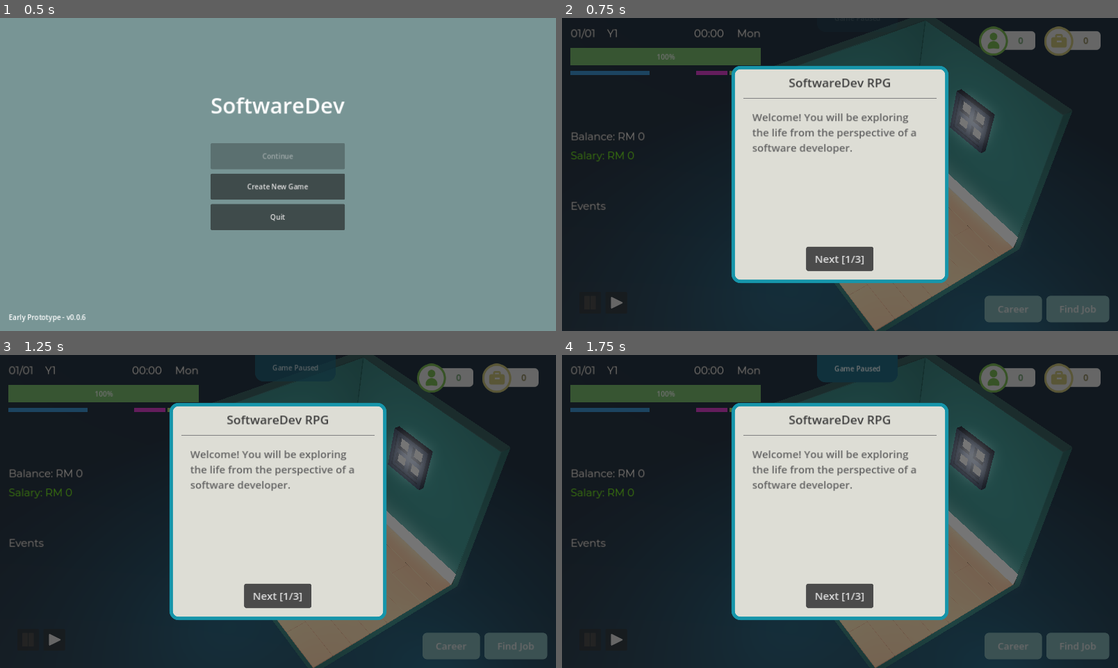
Above: before the commit, frames 1-4 (two rows, left to right).
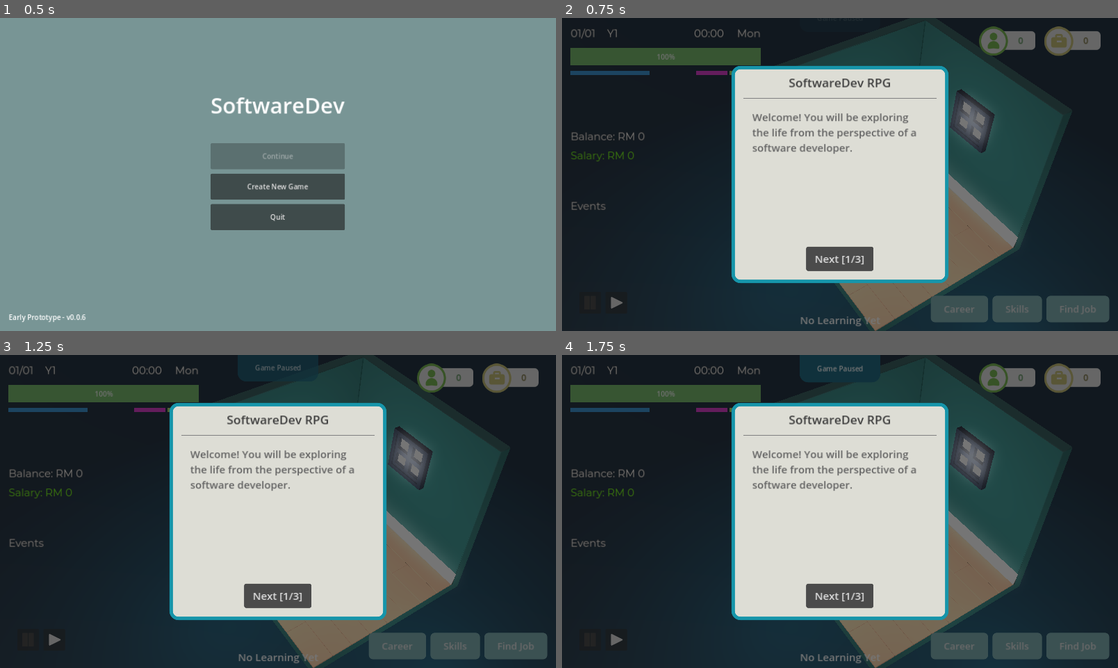
Above: after the commit, the same moments.

Repository: Xavier-IV/silver-ili
Game: Godot game, scene res://main.tscn
Two runs of this game, one before a commit and one after it. Both use one fixed random seed, a clock stepped at 60 frames per second and the inputs below.
Inputs:
- Up to frame 1 (0.5 s): no input
- Up to frame 2 (0.75 s): click "Create New Game" at 0.5 s
- Up to frame 3 (1.25 s): no input
- Up to frame 4 (1.75 s): click "Career" at 1.25 s

Frame 1 is identical in both runs. In frame 2, 1.0% of the frame differs, in the area x 42-84%, y 88-99%; in frame 3, 1.1%; in frame 4, 1.5%, in the area x 42-84%, y 0-99%.

Commit message:
feat: Learning experience

Diff:
--- a/globals/global_save.gd
+++ b/autoloaders/global_save.gd
@@ -7,7 +7,6 @@
 
 
 func save():
-	print("Saving game...")
 	emit_signal("sig_saving_game")
 	var global_employment = {
 		"current": GlobalVar.current_job, "detail": GlobalVar.employment_detail
--- /dev/null
+++ b/autoloaders/global_var.gd
@@ -0,0 +1,111 @@
+extends Node
+
+
+func _ready():
+	# GlobalSave.load()
+	pass
+
+
+var version = "v0.0.6"
+
+var current_job = {}
+
+var employment_detail = {
+	"job_id": 0,
+	"employer_name": "",
+	"description": "",
+	"role": "",
+	"salary": 0.0,
+	"start_date": "",
+	"end_date": "",
+	"status": "Pending",
+	"working_days": [1, 2, 3, 4, 5],
+	"working_hours": [9, 18],
+}
+
+# To break into tech, you need to have
+# > Portfolio - Level 1
+# > > Web - Level 1
+# > >
+var available_technologies = {
+	"web":
+	{
+		"name": "Web",
+		"require": [],
+		"max_level": 3,
+		"level":
+		{
+			1: {"time_cost": 1 * 24, "money_cost": 0, "mental_cost": 1},
+			2: {"time_cost": 4 * 24, "money_cost": 500, "mental_cost": 5},
+			3: {"time_cost": 10 * 24, "money_cost": 1000, "mental_cost": 8}
+		}
+	},
+	"database":
+	{
+		"name": "Database",
+		"require": [],
+		"max_level": 3,
+		"level":
+		{
+			1: {"time_cost": 1 * 24, "money_cost": 0, "mental_cost": 1},
+			2: {"time_cost": 4 * 24, "money_cost": 500, "mental_cost": 5},
+			3: {"time_cost": 10 * 24, "money_cost": 1000, "mental_cost": 8}
+		}
+	},
+	"version_control":
+	{
+		"name": "Version Control",
+		"require": [],
+		"max_level": 3,
+		"level":
+		{
+			1: {"time_cost": 1 * 24, "money_cost": 0, "mental_cost": 1},
+			2: {"time_cost": 4 * 24, "money_cost": 500, "mental_cost": 5},
+			3: {"time_cost": 10 * 24, "money_cost": 1000, "mental_cost": 8}
+		}
+	},
+}
+
+var jobs = {
+	"1":
+	{
+		"id": "1",
+		"name": "Mytax Sdn Bhd",
+		"description": "Junior Level\n1 year experience",
+		"salary": 3000,
+		"requirement": ["Web"]
+	},
+	"2":
+	{
+		"id": "2",
+		"name": "iBantu Enterprise",
+		"description": "Fresh Graduate\nNo experience needed",
+		"salary": 2000
+	},
+	"3":
+	{
+		"id": "3",
+		"name": "Elegant Marketing Sdn Bhd",
+		"description": "Senior Level\n4 years experience",
+		"salary": 5000
+	},
+	"4":
+	{
+		"id": "4",
+		"name": "TechNest Solutions",
+		"description": "Junior Level\nNo experience needed\nLaravel,JQuery",
+		"salary": 2000
+	},
+}
+
+
+func employed():
+	return current_job != {}
+
+
+func get_skill_time_cost(skill, level):
+	return float(available_technologies[skill]["level"][level]["time_cost"])
+
+
+func get_skill_mental_cost(skill, level):
+	return float(available_technologies[skill]["level"][level]["mental_cost"])
--- /dev/null
+++ b/autoloaders/profile.gd
@@ -0,0 +1,112 @@
+extends Node
+
+signal sig_start_learning
+signal sig_continuous_learning
+signal sig_done_learning
+
+var is_learning = false
+
+var default = {
+	"current_level": 0,
+	"current_time_spent": 0,
+}
+
+var learned_technologies = {
+	"web":
+	{
+		"current_level": 0,
+		"current_time_spent": 0,
+	},
+	"database":
+	{
+		"current_level": 0,
+		"current_time_spent": 0,
+	}
+}
+
+var current_learning = ""
+
+
+func get_current_percentage_padded():
+	var tech = learned_technologies.get(current_learning, default)
+	if current_learning == "":
+		return "00%"
+	else:
+		return get_skill_percentage_padded(current_learning, tech["current_level"] + 1)
+
+
+func get_skill_level(skill):
+	var tech = learned_technologies.get(skill, default)
+	return float(tech["current_level"])
+
+
+func get_skill_time_spent(skill):
+	var tech = learned_technologies.get(skill, default)
+	return float(tech["current_time_spent"])
+
+
+func get_skill_time_spent_overall(skill, level):
+	return get_skill_time_spent(skill) / GlobalVar.get_skill_time_cost(skill, level)
+
+
+func get_skill_time_spent_overall_percentage(skill, level):
+	return get_skill_time_spent_overall(skill, level) * 100
+
+
+func get_skill_percentage_padded(skill, level):
+	return str(int(get_skill_time_spent_overall_percentage(skill, level))).pad_zeros(2) + "%"
+
+
+func set_learning(value):
+	is_learning = value
+
+
+func set_active_learning(skill):
+	current_learning = skill
+	emit_signal("sig_start_learning")
+
+
+func continuous_learning():
+	if not is_learning:
+		return
+
+	var _notification = GlobalSignal.Notification.new()
+
+	if GlobalStat.get_mental_health() < 50:
+		is_learning = false
+		emit_signal("sig_done_learning")
+		print("Mental health is too low to continue learning")
+		_notification.text = "Uh-oh! I can't cope with learning right now. I need to rest."
+		_notification.duration = 1.0
+
+		GlobalSignal.emit_signal("sig_notify", _notification)
+		return
+
+	_notification.text = "[color=#2083cb](Mental-)[/color] [color=#4e505d]Learning skills...[/color]"
+	_notification.duration = 1.0
+
+	GlobalSignal.emit_signal("sig_notify_stat", _notification)
+
+	emit_signal("sig_continuous_learning")
+
+	learned_technologies[current_learning] = learned_technologies.get(current_learning, default)
+	learned_technologies[current_learning]["current_time_spent"] += 1
+
+	var current_level = learned_technologies[current_learning]["current_level"]
+	var current_time_spent = learned_technologies[current_learning]["current_time_spent"]
+	var mental_cost = GlobalVar.get_skill_mental_cost(current_learning, current_level + 1)
+
+	GlobalStat.deduct_stat_now("mental_health", mental_cost)
+
+	if current_time_spent <= GlobalVar.get_skill_time_cost(current_learning, current_level + 1):
+		pass
+	else:
+		learned_technologies[current_learning]["current_level"] += 1
+		learned_technologies[current_learning]["current_time_spent"] = 0
+		is_learning = false
+		emit_signal("sig_done_learning")
+		pass
+
+
+func stop_learning(skill):
+	is_learning = false
--- a/globals/global_var.gd
+++ /dev/null
@@ -1,59 +0,0 @@
-extends Node
-
-
-func _ready():
-	# GlobalSave.load()
-	pass
-
-
-var version = "v0.0.6"
-
-var current_job = {}
-
-var employment_detail = {
-	"job_id": 0,
-	"employer_name": "",
-	"description": "",
-	"role": "",
-	"salary": 0.0,
-	"start_date": "",
-	"end_date": "",
-	"status": "Pending",
-	"working_days": [1, 2, 3, 4, 5],
-	"working_hours": [9, 18],
-}
-
-var jobs = {
-	"1":
-	{
-		"id": "1",
-		"name": "Mytax Sdn Bhd",
-		"description": "Junior Level\n1 year experience",
-		"salary": 3000
-	},
-	"2":
-	{
-		"id": "2",
-		"name": "iBantu Enterprise",
-		"description": "Fresh Graduate\nNo experience needed",
-		"salary": 2000
-	},
-	"3":
-	{
-		"id": "3",
-		"name": "Elegant Marketing Sdn Bhd",
-		"description": "Senior Level\n4 years experience",
-		"salary": 5000
-	},
-	"4":
-	{
-		"id": "4",
-		"name": "TechNest Solutions",
-		"description": "Junior Level\nNo experience needed\nLaravel,JQuery",
-		"salary": 2000
-	},
-}
-
-
-func employed():
-	return current_job != {}
--- a/project.godot
+++ b/project.godot
@@ -18,15 +18,16 @@
 
 [autoload]
 
-GlobalSignal="*res://globals/global_signal.gd"
-GlobalVar="*res://globals/global_var.gd"
-GlobalDateTime="*res://globals/global_date_time.gd"
-GlobalCashflow="*res://globals/global_cashflow.gd"
-GlobalStat="*res://globals/global_stat.gd"
-GlobalJob="*res://globals/global_job.gd"
-GlobalModal="*res://globals/global_modal.gd"
-GlobalSave="*res://globals/global_save.gd"
-GlobalEvent="*res://globals/global_event.gd"
+GlobalSignal="*res://autoloaders/global_signal.gd"
+GlobalVar="*res://autoloaders/global_var.gd"
+GlobalDateTime="*res://autoloaders/global_date_time.gd"
+GlobalCashflow="*res://autoloaders/global_cashflow.gd"
+GlobalStat="*res://autoloaders/global_stat.gd"
+GlobalJob="*res://autoloaders/global_job.gd"
+GlobalModal="*res://autoloaders/global_modal.gd"
+GlobalSave="*res://autoloaders/global_save.gd"
+GlobalEvent="*res://autoloaders/global_event.gd"
+Profile="*res://autoloaders/profile.gd"
 
 [display]
 
--- a/scenes/Game/game_scene.gd
+++ b/scenes/Game/game_scene.gd
@@ -44,8 +44,9 @@
 func _on_timer_timeout():
 	if GlobalDateTime.is_paused():
 		return
+	Profile.continuous_learning()
+	GlobalDateTime.calendar_update()
 	GlobalSave.save()
-	GlobalDateTime.calendar_update()
 
 
 func _on_day_advanced():
--- a/scenes/menus/global_event_panel.tscn
+++ b/scenes/menus/global_event_panel.tscn
@@ -9,7 +9,6 @@
 corner_radius_bottom_left = 20
 
 [node name="GlobalEventPanel" type="VBoxContainer"]
-visible = false
 modulate = Color(1, 1, 1, 0)
 z_index = 1
 anchors_preset = 15
--- a/scenes/menus/menu.tscn
+++ b/scenes/menus/menu.tscn
@@ -16,8 +16,8 @@
 [ext_resource type="PackedScene" uid="uid://b0n3tpjf4sbp" path="res://scenes/menus/panels/section_panel.tscn" id="14_ac5pp"]
 [ext_resource type="Script" path="res://scenes/menus/stat_list.gd" id="16_6uk8p"]
 [ext_resource type="PackedScene" uid="uid://by8qa8g7sjbeu" path="res://scenes/menus/panels/career/career_details.tscn" id="16_xjug7"]
-[ext_resource type="Script" path="res://scenes/menus/panels/jobs/job_listings.gd" id="17_m13lr"]
 [ext_resource type="PackedScene" uid="uid://cqqcgq6gqvbn" path="res://scenes/menus/panels/jobs/job_listings.tscn" id="19_u2wei"]
+[ext_resource type="Script" path="res://scenes/menus/overlays/learning_label.gd" id="20_wn0gw"]
 [ext_resource type="PackedScene" uid="uid://brvqu5rbp37cn" path="res://scenes/StatList.tscn" id="26_ragi3"]
 
 [sub_resource type="Animation" id="Animation_w2anp"]
@@ -280,19 +280,9 @@
 
 [sub_resource type="StyleBoxEmpty" id="StyleBoxEmpty_4mt8n"]
 
-[sub_resource type="PackedScene" id="PackedScene_0dd85"]
-resource_local_to_scene = true
-_bundled = {
-"conn_count": 0,
-"conns": PackedInt32Array(),
-"editable_instances": [],
-"names": PackedStringArray("JobListings", "anchors_preset", "anchor_right", "anchor_bottom", "grow_horizontal", "grow_vertical", "script", "ScrollContainer", "VBoxContainer", "layout_mode", "size_flags_horizontal", "size_flags_vertical"),
-"node_count": 2,
-"node_paths": [],
-"nodes": PackedInt32Array(-1, -1, 7, 0, -1, 6, 1, 0, 2, 1, 3, 1, 4, 2, 5, 2, 6, 3, 0, 0, 0, 8, 8, -1, 3, 9, 2, 10, 4, 11, 4, 0),
-"variants": [15, 1.0, 2, ExtResource("17_m13lr"), 3],
-"version": 3
-}
+[sub_resource type="StyleBoxEmpty" id="StyleBoxEmpty_v0hh7"]
+
+[sub_resource type="StyleBoxFlat" id="StyleBoxFlat_8qofg"]
 
 [node name="UserInterface" type="Control"]
 layout_mode = 3
@@ -312,10 +302,10 @@
 script = ExtResource("2_8nkf3")
 
 [node name="GlobalEventPanel" parent="." instance=ExtResource("4_v8ik4")]
+visible = false
 layout_mode = 1
 offset_top = -44.24
-offset_right = 81.0
-offset_bottom = 18.76
+offset_bottom = -44.24
 metadata/_edit_group_ = true
 metadata/_edit_use_anchors_ = true
 
@@ -434,7 +424,6 @@
 script = ExtResource("12_at85m")
 
 [node name="SkillsButton" type="Button" parent="PrimeContainer/SideControl/VBoxContainer/MarginContainer/ActionGroups"]
-visible = false
 layout_mode = 2
 text = "Skills
 "
@@ -466,7 +455,6 @@
 visible = false
 layout_mode = 2
 section_name = "Skills"
-content = SubResource("PackedScene_0dd85")
 
 [node name="FindJobPanel" parent="PrimeContainer/SideControl/MarginContainer" groups=["PanelGroups"] instance=ExtResource("14_ac5pp")]
 unique_name_in_owner = true
@@ -475,6 +463,50 @@
 section_name = "Find Job"
 content = ExtResource("19_u2wei")
 
+[node name="GlobalLearningPanel" type="PanelContainer" parent="."]
+layout_mode = 1
+anchors_preset = 15
+anchor_right = 1.0
+anchor_bottom = 1.0
+grow_horizontal = 2
+grow_vertical = 2
+mouse_filter = 2
+theme_override_styles/panel = SubResource("StyleBoxEmpty_v0hh7")
+
+[node name="VBoxContainer" type="VBoxContainer" parent="GlobalLearningPanel"]
+layout_mode = 2
+mouse_filter = 2
+
+[node name="CenterContainer" type="CenterContainer" parent="GlobalLearningPanel/VBoxContainer"]
+custom_minimum_size = Vector2(2.08165e-12, 50)
+layout_mode = 2
+size_flags_vertical = 10
+mouse_filter = 2
+
+[node name="Panel" type="Panel" parent="GlobalLearningPanel/VBoxContainer/CenterContainer"]
+layout_mode = 2
+theme_override_styles/panel = SubResource("StyleBoxFlat_8qofg")
+
+[node name="MarginContainer" type="MarginContainer" parent="GlobalLearningPanel/VBoxContainer/CenterContainer/Panel"]
+layout_mode = 1
+anchors_preset = 15
+anchor_right = 1.0
+anchor_bottom = 1.0
+grow_horizontal = 2
+grow_vertical = 2
+mouse_filter = 2
+theme_override_constants/margin_left = 20
+theme_override_constants/margin_top = 20
+theme_override_constants/margin_right = 20
+theme_override_constants/margin_bottom = 20
+
+[node name="LearningLabel" type="Label" parent="GlobalLearningPanel/VBoxContainer/CenterContainer/Panel/MarginContainer"]
+layout_mode = 2
+size_flags_vertical = 1
+theme_type_variation = &"HeaderMedium"
+text = "No Learning Yet"
+script = ExtResource("20_wn0gw")
+
 [connection signal="pressed" from="PrimeContainer/SideControl/VBoxContainer/MarginContainer/ActionGroups/CareerButton" to="PrimeContainer/SideControl/VBoxContainer/MarginContainer/ActionGroups/CareerButton" method="_on_pressed"]
 [connection signal="pressed" from="PrimeContainer/SideControl/VBoxContainer/MarginContainer/ActionGroups/SkillsButton" to="PrimeContainer/SideControl/VBoxContainer/MarginContainer/ActionGroups/SkillsButton" method="_on_pressed"]
 [connection signal="pressed" from="PrimeContainer/SideControl/VBoxContainer/MarginContainer/ActionGroups/FindJobButton" to="PrimeContainer/SideControl/VBoxContainer/MarginContainer/ActionGroups/FindJobButton" method="_on_pressed"]
--- /dev/null
+++ b/scenes/menus/overlays/learning_label.gd
@@ -0,0 +1,23 @@
+extends Label
+
+
+# Called when the node enters the scene tree for the first time.
+func _ready():
+	Profile.connect("sig_start_learning", _on_start_learning)
+	Profile.connect("sig_continuous_learning", _on_start_learning)
+	Profile.connect("sig_done_learning", _on_done_learning)
+
+
+func _on_done_learning():
+	self.text = "Done!"
+
+
+func _on_start_learning():
+	self.text = (
+		"Learning %s - %s..." % [Profile.current_learning, Profile.get_current_percentage_padded()]
+	)
+
+
+# Called every frame. 'delta' is the elapsed time since the previous frame.
+func _process(delta):
+	pass
--- a/scenes/menus/panels/section_panel.gd
+++ b/scenes/menus/panels/section_panel.gd
@@ -16,6 +16,14 @@
 		%Content.add_child(content_instance)
 
 
+func _set_content(_content: PackedScene):
+	if _content != null:
+		var content_instance = _content.instantiate()
+		content_instance.size_flags_vertical = 3
+		content_instance.size_flags_horizontal = 3
+		%Content.add_child(content_instance)
+
+
 func _on_close_button_pressed():
 	visible = false
 	var panelGroups = get_tree().get_nodes_in_group("PanelGroups")
--- /dev/null
+++ b/scenes/menus/panels/skills/learn_button.gd
@@ -0,0 +1,26 @@
+extends "res://scenes/common/game_button.gd"
+
+@export var skill_key: String
+
+
+# Called when the node enters the scene tree for the first time.
+func _ready():
+	pass  # Replace with function body.
+
+
+func _set_skill_key(key: String):
+	skill_key = key
+
+
+# Called every frame. 'delta' is the elapsed time since the previous frame.
+func _process(delta):
+	pass
+
+
+func _on_pressed():
+	Profile.set_learning(true)
+	Profile.set_active_learning(skill_key)
+	var panelGroups = get_tree().get_nodes_in_group("PanelGroups")
+	for panelGroup in panelGroups:
+		if panelGroup != self:
+			panelGroup.visible = false
--- /dev/null
+++ b/scenes/menus/panels/skills/skill_listings.gd
@@ -0,0 +1,32 @@
+extends Control
+
+@onready var v_box = %VBoxContainer
+@onready var panel = %PanelContainer
+@onready var skill_learned = %SkillLearned
+@onready var skill_not_learned = %SkillNotLearned
+
+
+# Called when the node enters the scene tree for the first time.
+func _ready():
+	for skill in GlobalVar.available_technologies.keys():
+		var _panel = panel.duplicate()
+
+		_panel.visible = true
+
+		var _skill_level = _panel.get_node("MarginContainer/VBoxContainer/SkillLevel")
+		var _skill_name = _panel.get_node("MarginContainer/VBoxContainer/SkillDetail/SkillName")
+		var _skill_button = _panel.get_node("MarginContainer/VBoxContainer/SkillDetail/LearnButton")
+
+		_skill_name.text = GlobalVar.available_technologies[skill].name
+		_skill_button._set_skill_key(skill)
+		for i in range(GlobalVar.available_technologies[skill].max_level):
+			var _skill_learned = skill_learned.duplicate()
+			var _skill_not_learned = skill_not_learned.duplicate()
+			_skill_learned.visible = true
+			_skill_not_learned.visible = true
+			if Profile.learned_technologies.has(skill) && i < Profile.get_skill_level(skill):
+				_skill_level.add_child(_skill_learned)
+			else:
+				_skill_level.add_child(_skill_not_learned)
+
+		v_box.add_child(_panel)
--- /dev/null
+++ b/scenes/menus/panels/skills/skill_listings.tscn
@@ -0,0 +1,184 @@
+[gd_scene load_steps=12 format=3 uid="uid://bsdm1pa4xnuso"]
+
+[ext_resource type="Theme" uid="uid://cbdqhutecvme1" path="res://popup_theme.tres" id="1_jsqkv"]
+[ext_resource type="PackedScene" uid="uid://c6p08s4x6uwo4" path="res://scenes/common/game_button.tscn" id="2_0enva"]
+[ext_resource type="Script" path="res://scenes/menus/panels/skills/skill_listings.gd" id="2_fhott"]
+[ext_resource type="Script" path="res://scenes/menus/panels/skills/learn_button.gd" id="4_fwhne"]
+
+[sub_resource type="StyleBoxFlat" id="StyleBoxFlat_f3ug6"]
+bg_color = Color(0.937255, 0.945098, 0.92549, 1)
+border_width_left = 1
+border_width_top = 1
+border_width_right = 1
+border_width_bottom = 1
+border_color = Color(0.658824, 0.835294, 0.886275, 1)
+
+[sub_resource type="StyleBoxFlat" id="StyleBoxFlat_m4v2h"]
+content_margin_left = 20.0
+content_margin_top = 10.0
+content_margin_right = 20.0
+content_margin_bottom = 10.0
+corner_radius_top_left = 10
+corner_radius_top_right = 10
+corner_radius_bottom_right = 10
+corner_radius_bottom_left = 10
+
+[sub_resource type="StyleBoxFlat" id="StyleBoxFlat_45d55"]
+content_margin_left = 20.0
+content_margin_top = 10.0
+content_margin_right = 20.0
+content_margin_bottom = 10.0
+bg_color = Color(0.225, 0.225, 0.225, 0.6)
+corner_radius_top_left = 10
+corner_radius_top_right = 10
+corner_radius_bottom_right = 10
+corner_radius_bottom_left = 10
+corner_detail = 5
+
+[sub_resource type="StyleBoxFlat" id="StyleBoxFlat_w468s"]
+content_margin_left = 20.0
+content_margin_top = 10.0
+content_margin_right = 20.0
+content_margin_bottom = 10.0
+bg_color = Color(0, 0, 0, 0.6)
+corner_radius_top_left = 10
+corner_radius_top_right = 10
+corner_radius_bottom_right = 10
+corner_radius_bottom_left = 10
+corner_detail = 5
+
+[sub_resource type="StyleBoxFlat" id="StyleBoxFlat_4j04m"]
+content_margin_left = 20.0
+content_margin_top = 10.0
+content_margin_right = 20.0
+content_margin_bottom = 10.0
+bg_color = Color(0.1, 0.1, 0.1, 0.3)
+corner_radius_top_left = 10
+corner_radius_top_right = 10
+corner_radius_bottom_right = 10
+corner_radius_bottom_left = 10
+corner_detail = 5
+
+[sub_resource type="StyleBoxFlat" id="StyleBoxFlat_swkbg"]
+bg_color = Color(0.219608, 0.615686, 0.827451, 1)
+border_color = Color(0, 0, 0, 1)
+corner_radius_top_left = 40
+corner_radius_top_right = 40
+corner_radius_bottom_right = 40
+corner_radius_bottom_left = 40
+anti_aliasing_size = 0.01
+
+[sub_resource type="StyleBoxFlat" id="StyleBoxFlat_lo5so"]
+bg_color = Color(0.74902, 0.74902, 0.74902, 1)
+corner_radius_top_left = 40
+corner_radius_top_right = 40
+corner_radius_bottom_right = 40
+corner_radius_bottom_left = 40
+
+[node name="SkillListings" type="Control"]
+layout_mode = 3
+anchors_preset = 15
+anchor_right = 1.0
+anchor_bottom = 1.0
+grow_horizontal = 2
+grow_vertical = 2
+theme = ExtResource("1_jsqkv")
+script = ExtResource("2_fhott")
+
+[node name="VBoxContainer" type="VBoxContainer" parent="."]
+unique_name_in_owner = true
+layout_mode = 1
+anchors_preset = 15
+anchor_right = 1.0
+anchor_bottom = 1.0
+grow_horizontal = 2
+grow_vertical = 2
+theme_override_constants/separation = 10
+
+[node name="PanelContainer" type="PanelContainer" parent="."]
+unique_name_in_owner = true
+visible = false
+layout_mode = 1
+anchors_preset = 10
+anchor_right = 1.0
+offset_bottom = 109.0
+grow_horizontal = 2
+theme_override_styles/panel = SubResource("StyleBoxFlat_f3ug6")
+
+[node name="MarginContainer" type="MarginContainer" parent="PanelContainer"]
+layout_mode = 2
+theme_override_constants/margin_left = 10
+theme_override_constants/margin_top = 10
+theme_override_constants/margin_right = 10
+theme_override_constants/margin_bottom = 10
+
+[node name="VBoxContainer" type="VBoxContainer" parent="PanelContainer/MarginContainer"]
+layout_mode = 2
+
+[node name="SkillDetail" type="HBoxContainer" parent="PanelContainer/MarginContainer/VBoxContainer"]
+layout_mode = 2
+
+[node name="SkillName" type="Label" parent="PanelContainer/MarginContainer/VBoxContainer/SkillDetail"]
+layout_mode = 2
+size_flags_vertical = 0
+theme_type_variation = &"HeaderMedium"
+text = "Skill Name"
+
+[node name="LearnButton" parent="PanelContainer/MarginContainer/VBoxContainer/SkillDetail" instance=ExtResource("2_0enva")]
+layout_mode = 2
+size_flags_horizontal = 10
+theme_override_styles/normal = SubResource("StyleBoxFlat_m4v2h")
+theme_override_styles/hover = SubResource("StyleBoxFlat_45d55")
+theme_override_styles/pressed = SubResource("StyleBoxFlat_w468s")
+theme_override_styles/disabled = SubResource("StyleBoxFlat_4j04m")
+text = "Learn"
+script = ExtResource("4_fwhne")
+skill_key = ""
+_size = "lg"
+_text = "Learn"
+
+[node name="SkillLevel" type="HBoxContainer" parent="PanelContainer/MarginContainer/VBoxContainer"]
+unique_name_in_owner = true
+custom_minimum_size = Vector2(2.08165e-12, 30)
+layout_mode = 2
+theme_override_constants/separation = 5
+
+[node name="SkillLearned" type="Panel" parent="."]
+unique_name_in_owner = true
+visible = false
+custom_minimum_size = Vector2(30, 30)
+layout_mode = 1
+anchors_preset = 8
+anchor_left = 0.5
+anchor_top = 0.5
+anchor_right = 0.5
+anchor_bottom = 0.5
+offset_left = -20.0
+offset_top = -20.0
+offset_right = 10.0
+offset_bottom = 10.0
+grow_horizontal = 2
+grow_vertical = 2
+size_flags_horizontal = 4
+size_flags_vertical = 4
+theme_override_styles/panel = SubResource("StyleBoxFlat_swkbg")
+
+[node name="SkillNotLearned" type="Panel" parent="."]
+unique_name_in_owner = true
+visible = false
+custom_minimum_size = Vector2(30, 30)
+layout_mode = 1
+anchors_preset = 8
+anchor_left = 0.5
+anchor_top = 0.5
+anchor_right = 0.5
+anchor_bottom = 0.5
+offset_left = -20.0
+offset_top = -20.0
+offset_right = 10.0
+offset_bottom = 10.0
+grow_horizontal = 2
+grow_vertical = 2
+theme_override_styles/panel = SubResource("StyleBoxFlat_lo5so")
+
+[connection signal="pressed" from="PanelContainer/MarginContainer/VBoxContainer/SkillDetail/LearnButton" to="PanelContainer/MarginContainer/VBoxContainer/SkillDetail/LearnButton" method="_on_pressed"]
--- a/scenes/menus/skills_button.gd
+++ b/scenes/menus/skills_button.gd
@@ -1,5 +1,11 @@
 extends Button
+
+@onready var list = preload("res://scenes/menus/panels/skills/skill_listings.tscn")
+@onready var panel = %SkillsPanel
 
 
 func _on_pressed():
-	%SkillsPanel.visible = true
+	print("runing")
+	panel._set_content(list)
+	panel.section_name = "Skills v2"
+	panel.visible = true
--- a/scenes/menus/stat_list.gd
+++ b/scenes/menus/stat_list.gd
@@ -12,4 +12,4 @@
 
 	var event_arr = stat_events.values()
 	event_arr.sort_custom(func(a, b): return a.createdAt - b.createdAt > 0)
-	text = "\n".join(event_arr.slice(0, 3).map(func(e): return e.text))
+	text = "\n".join(event_arr.slice(0, 1).map(func(e): return e.text))
Renamed: globals/global_cashflow.gd -> autoloaders/global_cashflow.gd
Renamed: globals/global_date_time.gd -> autoloaders/global_date_time.gd
Renamed: globals/global_event.gd -> autoloaders/global_event.gd
Renamed: globals/global_job.gd -> autoloaders/global_job.gd
Renamed: globals/global_modal.gd -> autoloaders/global_modal.gd
Renamed: globals/global_signal.gd -> autoloaders/global_signal.gd
Renamed: globals/global_stat.gd -> autoloaders/global_stat.gd
Not shown: 1 places in scenes/menus/menu.tscn that only renumber resources
